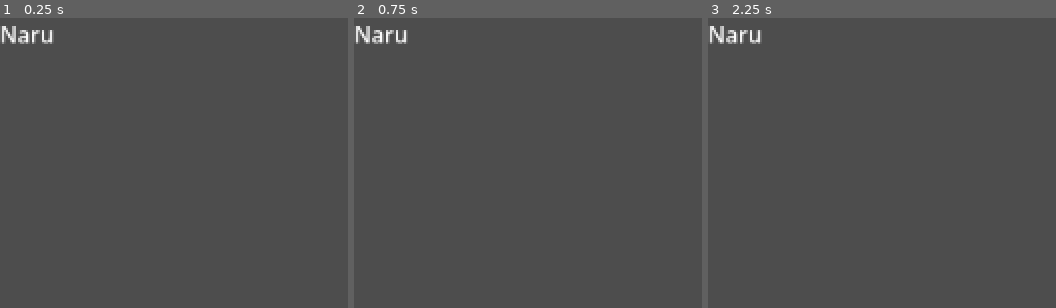
Above: before the commit, frames 1-3 (left to right).
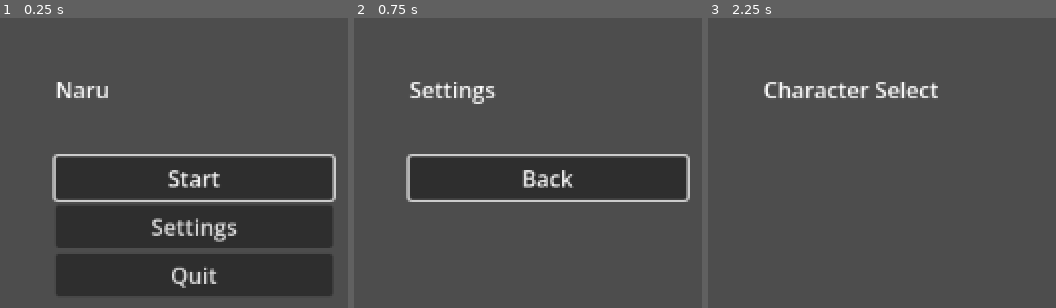
Above: after the commit, the same moments.

Repository: kimtuna/naru
Game: Godot game, scene res://ui/menu/main_menu.tscn
The game is run twice, just before and just after one commit, with the same random seed, the same clock (stepped at 60 frames per second) and the same inputs. Before the commit the project starts from res://core/main.tscn.
Inputs (mouse positions are in pixels of both pictures, inside the frame that each line leads up to):
- Up to frame 1 (0.25 s): no input
- Up to frame 2 (0.75 s): click (548, 226) at 0.5 s, where only the run after the commit has a clickable "Settings"
- Up to frame 3 (2.25 s): click (902, 177) at 1.25 s, where only the run after the commit has a clickable "Back"; click (902, 177) at 2 s, where only the run after the commit has a clickable "Start"

The runs differ from the first frame. In frame 1, 36% of the frame differs, in the area x 0-97%, y 2-96%; in frame 2, 14%; in frame 3, 2.0%.

Commit message:
G-002.2 메인 화면
G-002.2 메인 화면 — 시작 · 설정 · 종료

Diff:
--- a/game/core/main.tscn
+++ /dev/null
@@ -1,6 +0,0 @@
-[gd_scene format=3]
-
-[node name="Main" type="Node2D"]
-
-[node name="Title" type="Label" parent="."]
-text = "MAIN_TITLE"
--- /dev/null
+++ b/game/core/screens.gd
@@ -0,0 +1,24 @@
+class_name Screens
+extends RefCounted
+## 게임 밖 화면(메뉴) 사이를 오간다. 화면 경로는 여기 한 곳에 모은다.
+## 테스트는 simulate = true 로 두고 last_request 로 요청만 확인한다 (실제 전환 · 종료 없음).
+
+const MAIN_MENU := "res://ui/menu/main_menu.tscn"
+const CHARACTER_SELECT := "res://ui/menu/character_select.tscn"
+const SETTINGS := "res://ui/menu/settings.tscn"
+const QUIT := "quit"
+
+static var simulate := false
+static var last_request := ""
+
+
+static func go(from: Node, path: String) -> void:
+	last_request = path
+	if not simulate:
+		from.get_tree().change_scene_to_file(path)
+
+
+static func quit(from: Node) -> void:
+	last_request = QUIT
+	if not simulate:
+		from.get_tree().quit()
--- a/game/project.godot
+++ b/game/project.godot
@@ -11,7 +11,7 @@
 [application]
 
 config/name="Naru"
-run/main_scene="res://core/main.tscn"
+run/main_scene="res://ui/menu/main_menu.tscn"
 config/features=PackedStringArray("4.7", "GL Compatibility")
 
 [rendering]
--- /dev/null
+++ b/game/tests/ui/menu/menu_flow_probe.gd
@@ -0,0 +1,44 @@
+extends SceneTree
+## test_main_menu.gd 가 별도 프로세스로 돌린다 — 실제 씬 전환과 종료를 검사한다.
+## 한 줄씩 "STEP <현재 씬 경로>" 를 찍고, 종료 버튼으로 스스로 끝나야 한다.
+
+const WAIT_FRAMES := 3
+const TIMEOUT_FRAMES := 60
+
+
+func _initialize() -> void:
+	_run.call_deferred()
+
+
+func _run() -> void:
+	change_scene_to_file(ProjectSettings.get_setting("application/run/main_scene"))
+	await _report()
+	await _press("Start")
+	await _report()
+	change_scene_to_file(Screens.MAIN_MENU)
+	await _report()
+	await _press("Settings")
+	await _report()
+	await _press("Back")
+	await _report()
+	await _press("Quit")
+	# 종료 요청이 먹었으면 여기까지 오기 전에 프로세스가 끝난다.
+	for i in TIMEOUT_FRAMES:
+		await process_frame
+	print("STEP still-running")
+	quit(3)
+
+
+func _press(button_name: String) -> void:
+	var button := current_scene.find_child(button_name, true, false) as Button
+	if button == null:
+		print("STEP missing-button ", button_name)
+		quit(2)
+		return
+	button.pressed.emit()
+
+
+func _report() -> void:
+	for i in WAIT_FRAMES:
+		await process_frame
+	print("STEP ", current_scene.scene_file_path if current_scene else "none")
--- /dev/null
+++ b/game/tests/ui/menu/test_main_menu.gd
@@ -0,0 +1,127 @@
+extends GutTest
+## G-002 2단계 — 메인 화면 수용 기준.
+
+const MENU_SCENES := [Screens.MAIN_MENU, Screens.SETTINGS, Screens.CHARACTER_SELECT]
+const LOCALES := ["ko", "en"]
+const PROBE := "res://tests/ui/menu/menu_flow_probe.gd"
+
+
+func before_each() -> void:
+	Screens.simulate = true
+	Screens.last_request = ""
+
+
+func after_each() -> void:
+	Screens.simulate = false
+
+
+func _open(path: String) -> Control:
+	return add_child_autofree((load(path) as PackedScene).instantiate())
+
+
+func _press(screen: Node, button_name: String) -> void:
+	var button := screen.find_child(button_name, true, false) as Button
+	assert_not_null(button, "missing button: " + button_name)
+	if button:
+		assert_true(button.is_visible_in_tree(), button_name + " not visible")
+		button.pressed.emit()
+
+
+# --- 게임을 실행하면 메인 화면이 뜬다 ---
+
+func test_project_main_scene_is_main_menu() -> void:
+	assert_eq(ProjectSettings.get_setting("application/run/main_scene"), Screens.MAIN_MENU)
+
+
+func test_main_menu_has_start_settings_quit_in_order() -> void:
+	var menu := _open(Screens.MAIN_MENU)
+	var items: Array = menu.get_node("Items").get_children().map(func(n): return String(n.name))
+	assert_eq(items, ["Start", "Settings", "Quit"])
+
+
+# --- 버튼 → 화면 전환 요청 ---
+
+func test_start_goes_to_character_select() -> void:
+	_press(_open(Screens.MAIN_MENU), "Start")
+	assert_eq(Screens.last_request, Screens.CHARACTER_SELECT)
+
+
+func test_settings_goes_to_settings() -> void:
+	_press(_open(Screens.MAIN_MENU), "Settings")
+	assert_eq(Screens.last_request, Screens.SETTINGS)
+
+
+func test_settings_back_goes_to_main_menu() -> void:
+	_press(_open(Screens.SETTINGS), "Back")
+	assert_eq(Screens.last_request, Screens.MAIN_MENU)
+
+
+func test_quit_requests_quit() -> void:
+	_press(_open(Screens.MAIN_MENU), "Quit")
+	assert_eq(Screens.last_request, Screens.QUIT)
+
+
+func test_target_screens_load() -> void:
+	for path in MENU_SCENES:
+		var scene := load(path) as PackedScene
+		assert_not_null(scene, "cannot load " + path)
+
+
+# --- 실제 실행: 씬이 정말 바뀌고, 종료 버튼으로 프로세스가 끝난다 ---
+
+func test_real_flow_in_separate_process() -> void:
+	var output: Array = []
+	var code := OS.execute(OS.get_executable_path(), ["--headless", "--path",
+		ProjectSettings.globalize_path("res://"), "-s", PROBE], output, true)
+	var text := "\n".join(output)
+	var steps := []
+	for line in text.split("\n"):
+		if line.begins_with("STEP "):
+			steps.append(line.substr(5).strip_edges())
+	assert_eq(steps, [
+		Screens.MAIN_MENU, Screens.CHARACTER_SELECT, Screens.MAIN_MENU,
+		Screens.SETTINGS, Screens.MAIN_MENU,
+	], "flow:\n" + text)
+	assert_eq(code, 0, "quit button must end the game cleanly:\n" + text)
+	assert_false(text.contains("ERROR"), "errors in output:\n" + text)
+
+
+# --- 모든 글자가 번역 키, 한국어 · 영어 둘 다 ---
+
+func _texts(node: Node, out: Array) -> Array:
+	if node is Label or node is Button:
+		out.append(node.text)
+	for child in node.get_children():
+		_texts(child, out)
+	return out
+
+
+func test_all_screen_text_is_translated_in_ko_and_en() -> void:
+	var catalogs := {}
+	for path in ProjectSettings.get_setting("internationalization/locale/translations"):
+		var t := load(path) as Translation
+		catalogs[t.locale] = t
+	for locale in LOCALES:
+		assert_has(catalogs, locale, "no translation for " + locale)
+	for path in MENU_SCENES:
+		var texts := _texts(_open(path), [])
+		assert_gt(texts.size(), 0, path + " has no text")
+		for key in texts:
+			assert_eq(key, key.to_upper(), "%s: '%s' is not a translation key" % [path, key])
+			for locale in LOCALES:
+				if catalogs.has(locale):
+					var msg: String = catalogs[locale].get_message(key)
+					assert_true(msg != "" and msg != key, "%s: %s missing in %s" % [path, key, locale])
+
+
+func test_buttons_render_in_each_language() -> void:
+	var menu := _open(Screens.MAIN_MENU)
+	var start := menu.find_child("Start", true, false) as Button
+	var saved := TranslationServer.get_locale()
+	TranslationServer.set_locale("ko")
+	await wait_process_frames(1)
+	assert_eq(start.atr(start.text), "시작")
+	TranslationServer.set_locale("en")
+	await wait_process_frames(1)
+	assert_eq(start.atr(start.text), "Start")
+	TranslationServer.set_locale(saved)
--- /dev/null
+++ b/game/ui/menu/character_select.tscn
@@ -0,0 +1,15 @@
+[gd_scene format=3]
+
+[node name="CharacterSelect" type="Control"]
+layout_mode = 3
+anchors_preset = 15
+anchor_right = 1.0
+anchor_bottom = 1.0
+grow_horizontal = 2
+grow_vertical = 2
+
+[node name="Title" type="Label" parent="."]
+layout_mode = 0
+offset_left = 40.0
+offset_top = 40.0
+text = "CHARACTER_SELECT_TITLE"
--- /dev/null
+++ b/game/ui/menu/main_menu.gd
@@ -0,0 +1,9 @@
+extends Control
+## 메인 화면 — 시작 · 설정 · 종료.
+
+
+func _ready() -> void:
+	%Start.pressed.connect(func(): Screens.go(self, Screens.CHARACTER_SELECT))
+	%Settings.pressed.connect(func(): Screens.go(self, Screens.SETTINGS))
+	%Quit.pressed.connect(func(): Screens.quit(self))
+	%Start.grab_focus()
--- /dev/null
+++ b/game/ui/menu/main_menu.tscn
@@ -0,0 +1,39 @@
+[gd_scene format=3]
+
+[ext_resource type="Script" path="res://ui/menu/main_menu.gd" id="1"]
+
+[node name="MainMenu" type="Control"]
+layout_mode = 3
+anchors_preset = 15
+anchor_right = 1.0
+anchor_bottom = 1.0
+grow_horizontal = 2
+grow_vertical = 2
+script = ExtResource("1")
+
+[node name="Title" type="Label" parent="."]
+layout_mode = 0
+offset_left = 40.0
+offset_top = 40.0
+text = "MAIN_TITLE"
+
+[node name="Items" type="VBoxContainer" parent="."]
+layout_mode = 0
+offset_left = 40.0
+offset_top = 100.0
+offset_right = 240.0
+
+[node name="Start" type="Button" parent="Items"]
+unique_name_in_owner = true
+layout_mode = 2
+text = "MENU_START"
+
+[node name="Settings" type="Button" parent="Items"]
+unique_name_in_owner = true
+layout_mode = 2
+text = "MENU_SETTINGS"
+
+[node name="Quit" type="Button" parent="Items"]
+unique_name_in_owner = true
+layout_mode = 2
+text = "MENU_QUIT"
--- /dev/null
+++ b/game/ui/menu/settings.gd
@@ -0,0 +1,7 @@
+extends Control
+## 설정 화면 — 항목은 아직 미정 (spec/12_ui/menu.md). 뒤로 가기만 된다.
+
+
+func _ready() -> void:
+	%Back.pressed.connect(func(): Screens.go(self, Screens.MAIN_MENU))
+	%Back.grab_focus()
--- /dev/null
+++ b/game/ui/menu/settings.tscn
@@ -0,0 +1,27 @@
+[gd_scene format=3]
+
+[ext_resource type="Script" path="res://ui/menu/settings.gd" id="1"]
+
+[node name="Settings" type="Control"]
+layout_mode = 3
+anchors_preset = 15
+anchor_right = 1.0
+anchor_bottom = 1.0
+grow_horizontal = 2
+grow_vertical = 2
+script = ExtResource("1")
+
+[node name="Title" type="Label" parent="."]
+layout_mode = 0
+offset_left = 40.0
+offset_top = 40.0
+text = "SETTINGS_TITLE"
+
+[node name="Back" type="Button" parent="."]
+unique_name_in_owner = true
+layout_mode = 0
+offset_left = 40.0
+offset_top = 100.0
+offset_right = 240.0
+offset_bottom = 131.0
+text = "MENU_BACK"
Not shown, added: game/core/screens.gd.uid
Not shown, changed: game/i18n/en.po
Not shown, changed: game/i18n/ko.po
Not shown, added: game/tests/ui/menu/menu_flow_probe.gd.uid
Not shown, added: game/tests/ui/menu/test_main_menu.gd.uid
Not shown, added: game/ui/menu/main_menu.gd.uid
Not shown, added: game/ui/menu/settings.gd.uid
Not shown, removed: game/ui/.gitkeep
